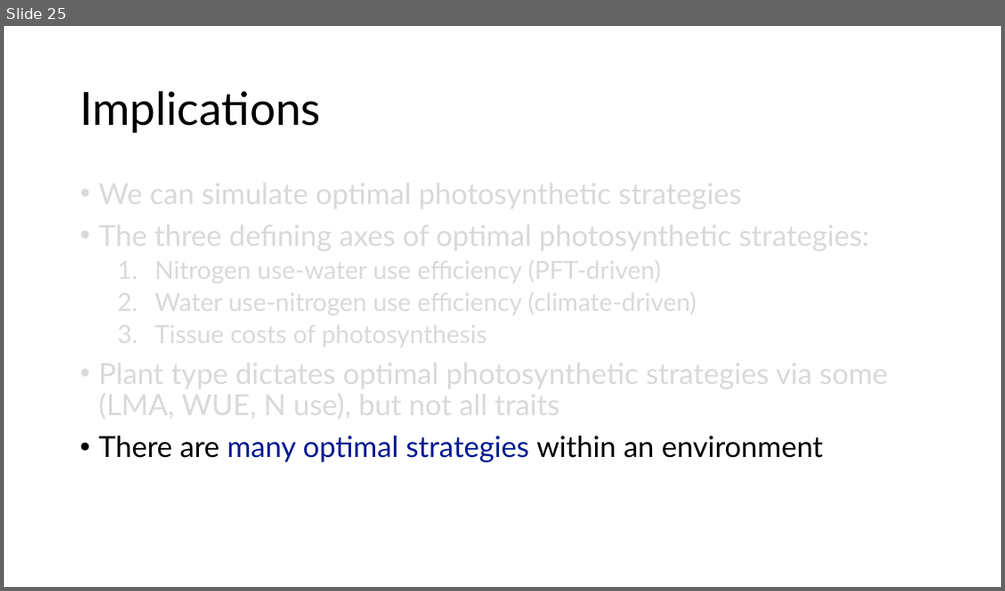
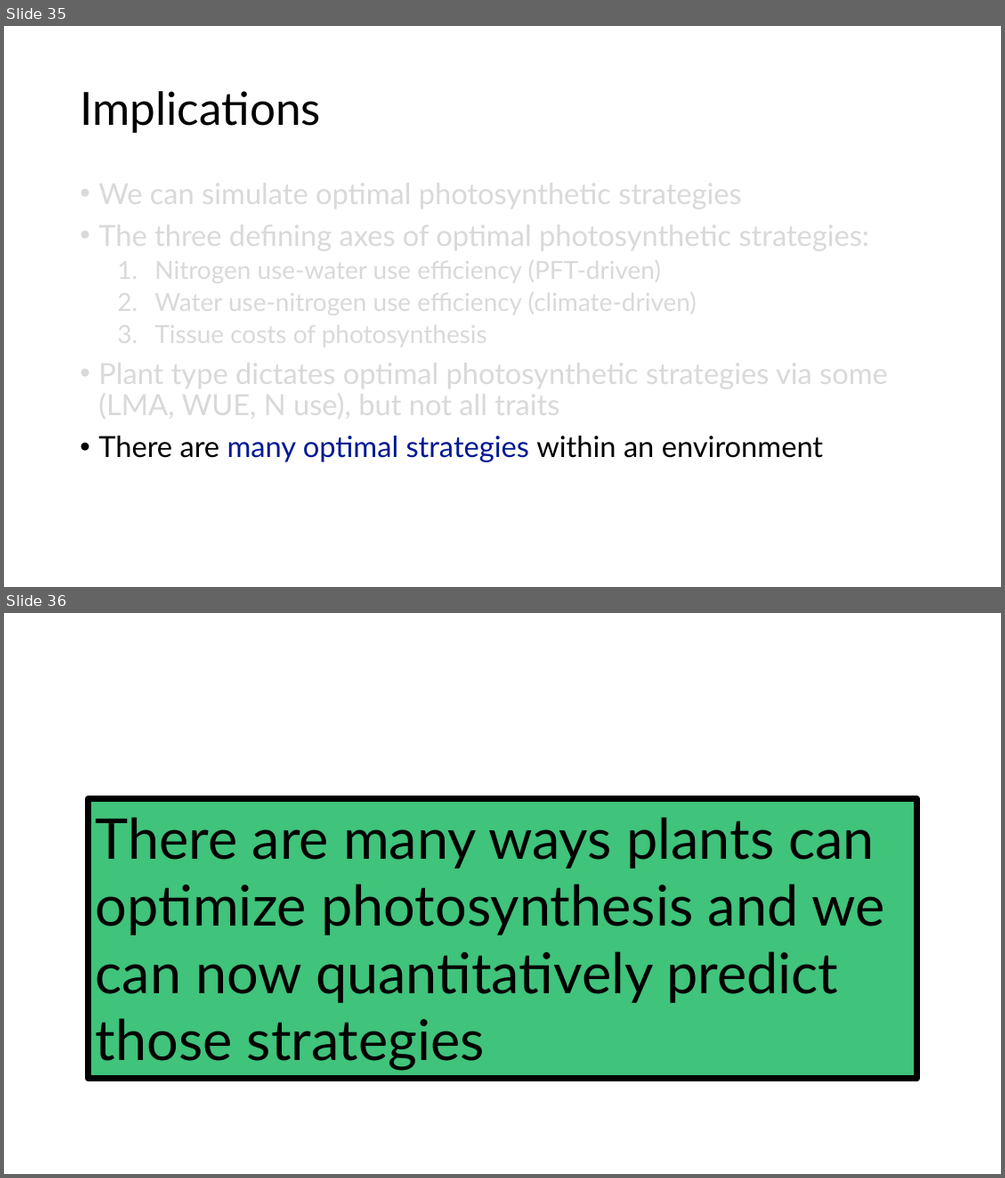
Before and after one commit to SmithEcophysLab/esa_2026, a slide deck: src/esa2026_optphoto_smith.pptx. Shown one above the other, each under a label of ours: slide 25 before the commit, slides 35 and 36 after it. The pictures are 1005x591 and 1005x1178 pixels, drawn with LibreOffice and Linux fonts; fonts in the diff are those of the drawing. Boxes give left, top, right and bottom in pixels: in the first picture for what was removed or moved away, otherwise in the second. Text is boxed around its words. In the diff, an @@ line names an element or a change of style, - is before the commit and + after.

```diff
--- a/src/esa2026_optphoto_smith.pptx
+++ b/src/esa2026_optphoto_smith.pptx
@@ slide 36 added at box(4, 613, 1001, 1174), background #FFFFFF @@
@@ rectangle added at box(88, 799, 917, 1078), fill #00B050 at 75% opacity, outline #000000 6 pt, 54 pt, text #000000 @@
+There are many ways plants can optimize photosynthesis and we can now quantitatively predict those strategies
@@ what was slide 25 is now slide 35 @@
```
Also in this commit, not shown: 11 slides changed, 10 other slides added, 2 other files.
